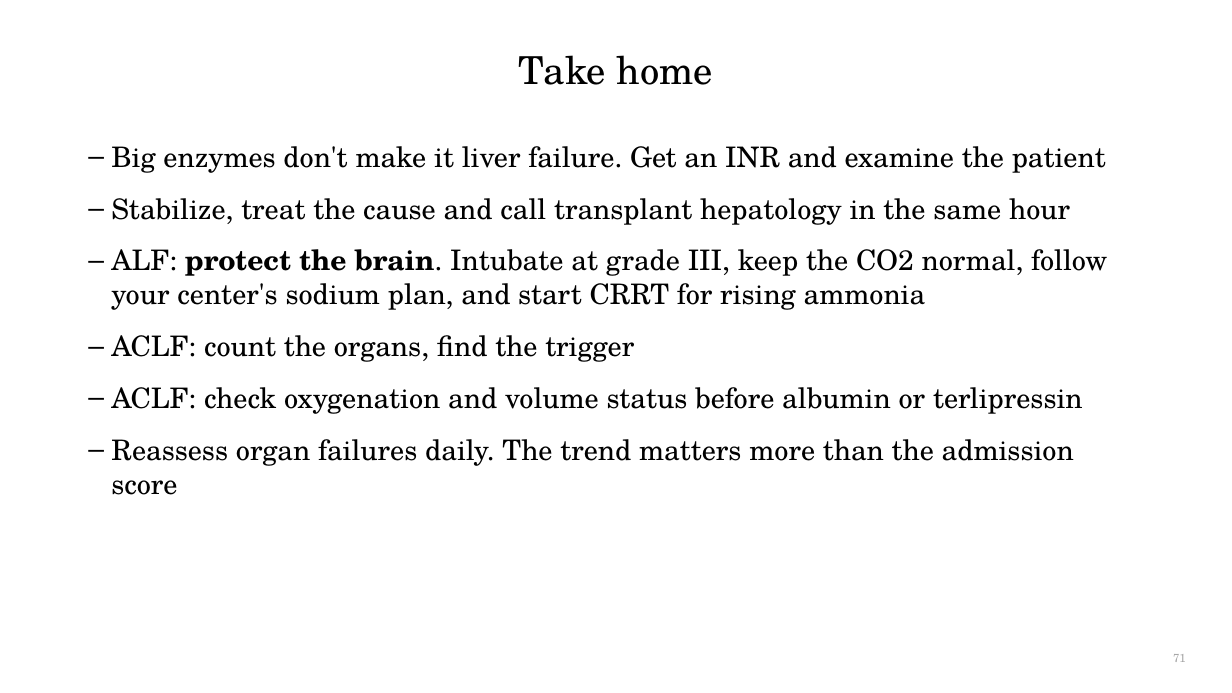
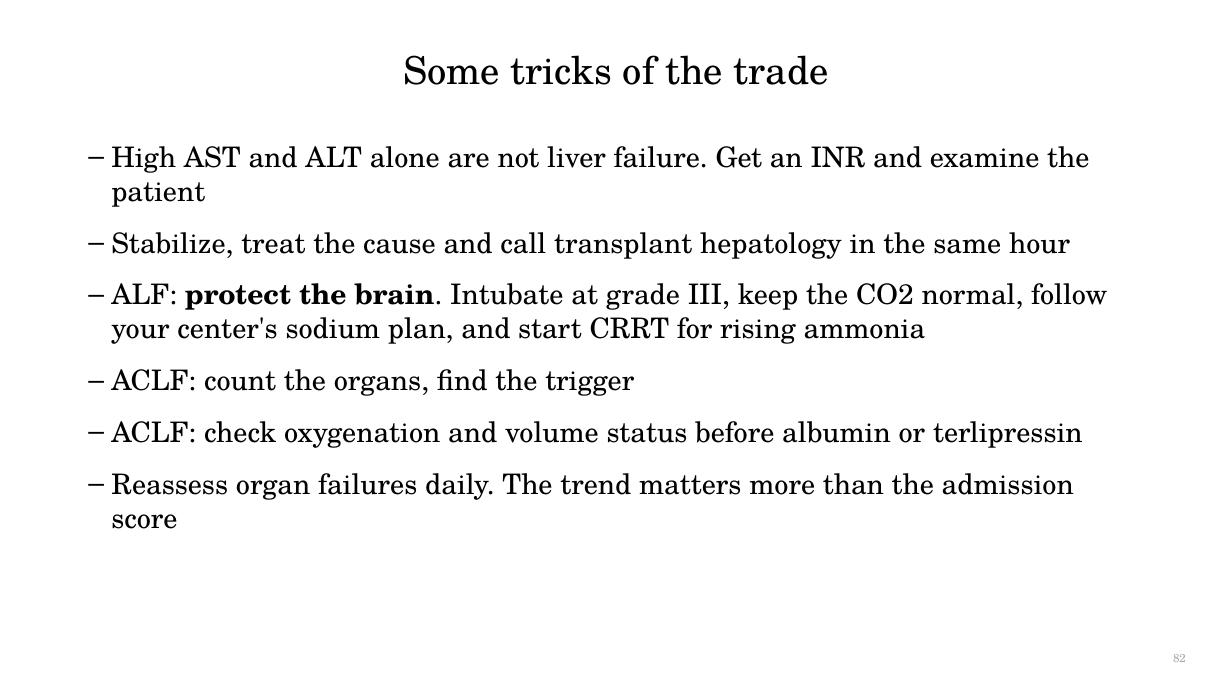
Before and after one commit to qaddodi/mohammad-almeqdadi-lectures, a slide deck: slide 82 of lectures/acute-liver-failure-aclf-in-icu/ALF and ACLF in the ICU.pptx (slide 71 before the commit). Drawn at 1232x693 pixels with LibreOffice and Linux fonts; fonts in the diff are those of the drawing. Boxes give left, top, right and bottom in pixels: in the first picture for what was removed or moved away, otherwise in the second. Text is boxed around its words. In the diff, an @@ line names an element or a change of style, - is before the commit and + after.

```diff
--- a/lectures/acute-liver-failure-aclf-in-icu/ALF and ACLF in the ICU.pptx
+++ b/lectures/acute-liver-failure-aclf-in-icu/ALF and ACLF in the ICU.pptx
@@ title at (403, 55, 829, 85): text changed @@
-Take home
+Some tricks of the trade
@@ text at (111, 146, 1089, 207): text changed @@
-– Big enzymes don't make it liver failure. Get an INR and examine the patient
+– High AST and ALT alone are not liver failure. Get an INR and examine the patient
@@ page number at (1173, 654, 1186, 662): text changed @@
-71
+82
```
Also in this commit, not shown: 35 other slides changed, 12 slides added, 1 slide removed, 4 other files.
